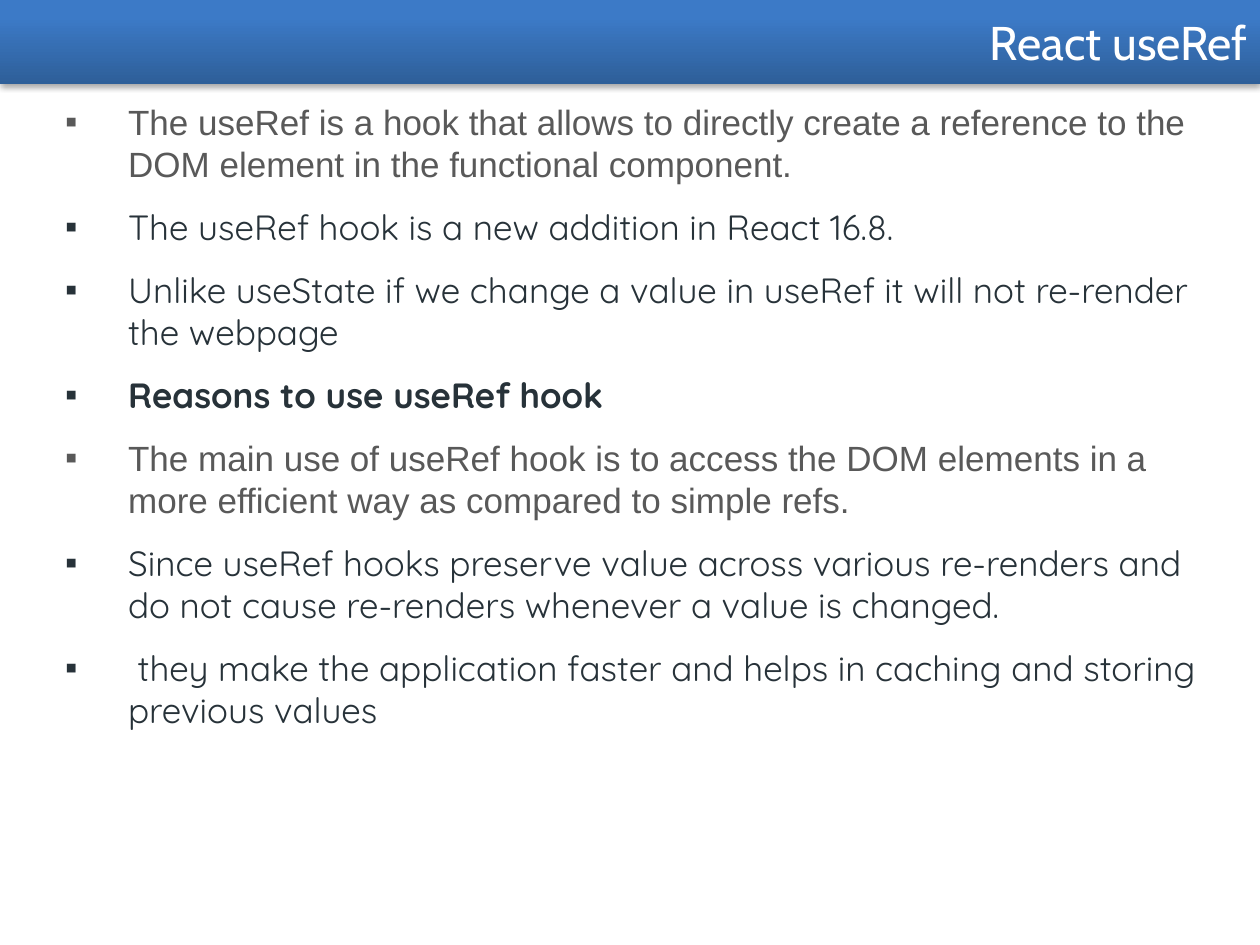
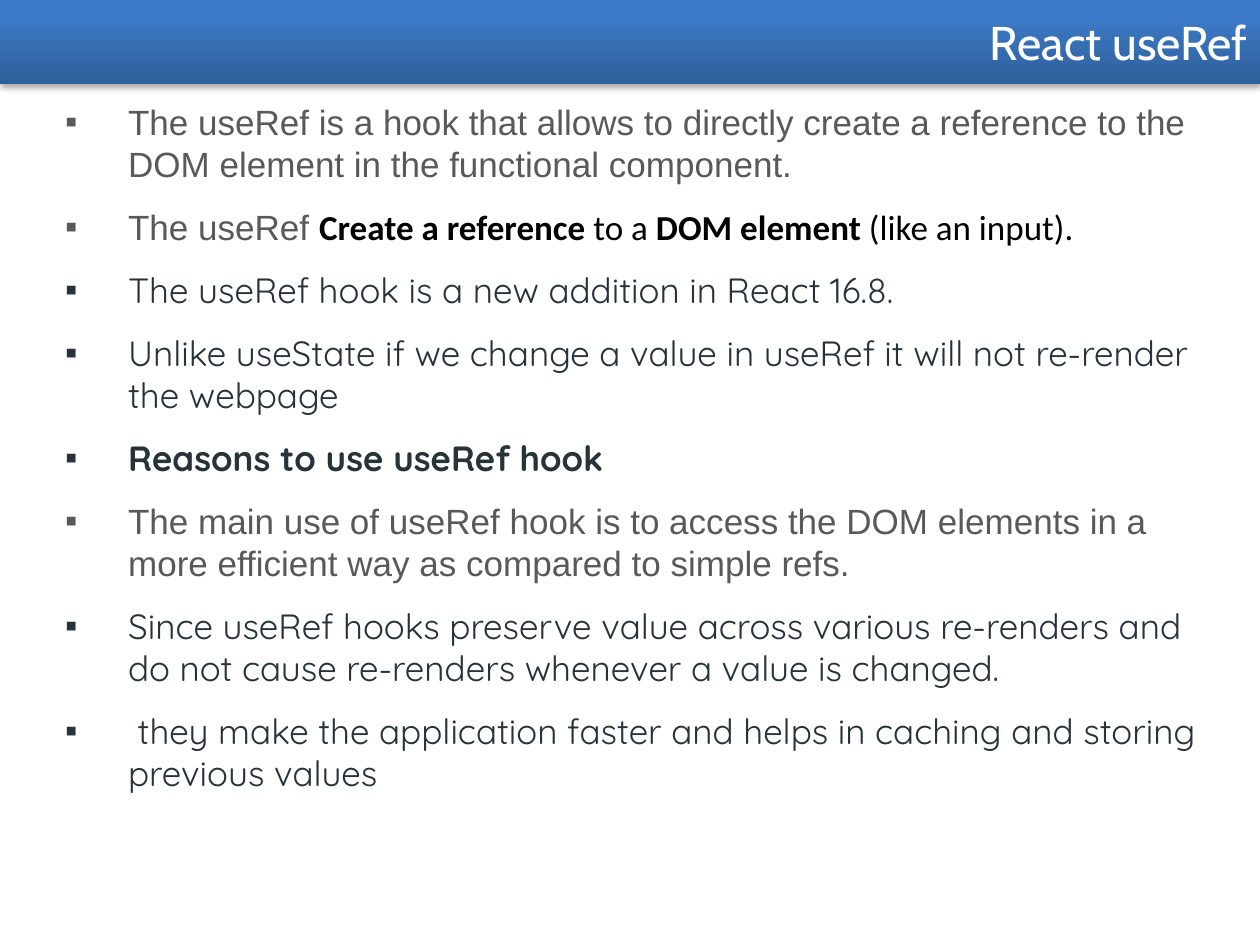
Before and after one commit to santuparsi/React, a slide deck: slide 12 of React-PPT/React-Hooks.pptx. Drawn at 1260x945 pixels with LibreOffice and Linux fonts; fonts in the diff are those of the drawing. Boxes give left, top, right and bottom in pixels: in the first picture for what was removed or moved away, otherwise in the second. Text is boxed around its words. In the diff, an @@ line names an element or a change of style, - is before the commit and + after.

```diff
--- a/React-PPT/React-Hooks.pptx
+++ b/React-PPT/React-Hooks.pptx
@@ text at <box>128,214,1073,246</box>: paragraph added @@
+▪ The useRef Create a reference to a DOM element (like an input).
```
Also in this commit, not shown: 2 other slides changed, 8 other files.
